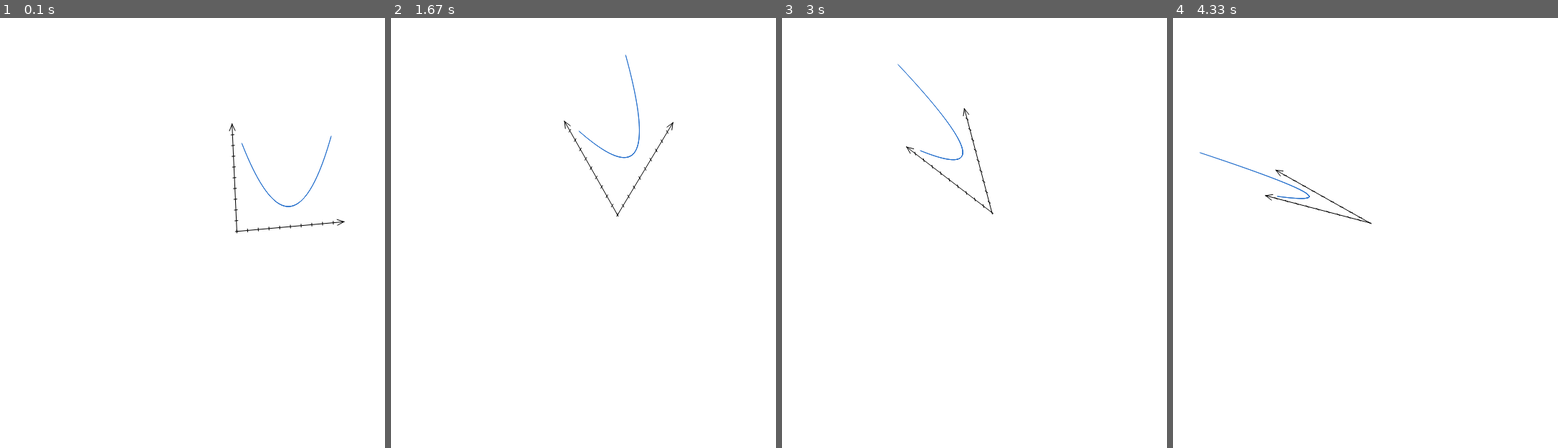
Above: before the commit, frames 1-4 (left to right).
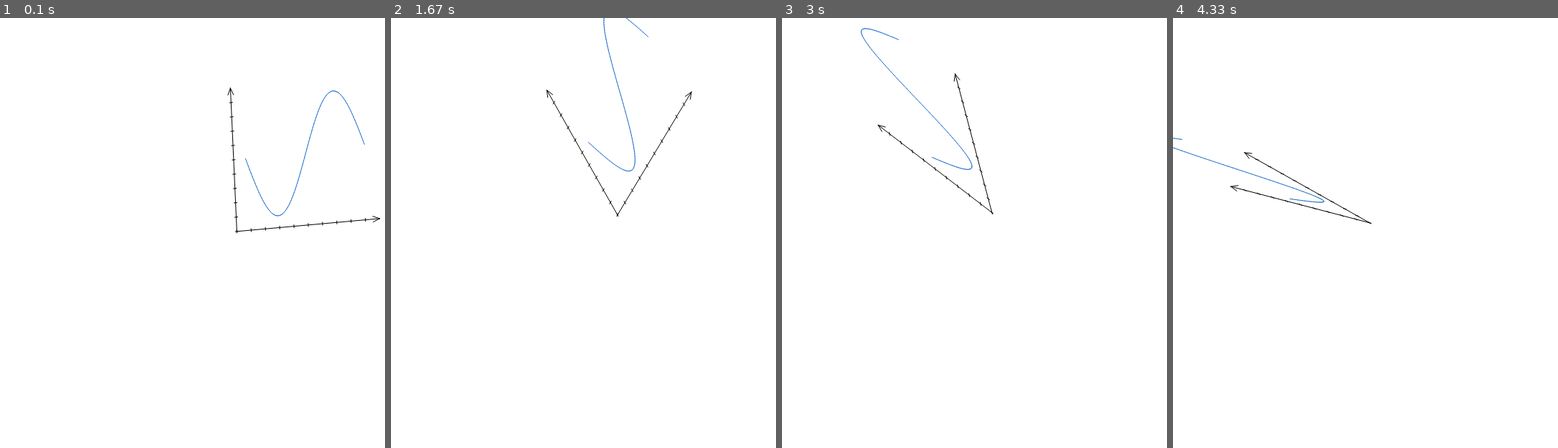
Above: after the commit, the same moments.

Repository: Periareion/AIPL
Game: pygame game, started from test.py
The game is run twice, just before and just after one commit, with the same random seed, the same clock (stepped at 60 frames per second) and the same inputs.
Inputs:
- Up to frame 1 (0.1 s): no input
- Up to frame 2 (1.67 s): no input
- Up to frame 3 (3 s): no input
- Up to frame 4 (4.33 s): no input

The runs differ from the first frame. In frame 1, 0.5% of the frame differs, in the area x 59-99%, y 16-50%; in frame 2, 0.5%; in frame 3, 0.4%; in frame 4, 0.4%.

Commit message:
Improved point system

Diff:
--- a/AIPL/__init__.py
+++ b/AIPL/__init__.py
@@ -2,6 +2,6 @@
 os.environ['PYGAME_HIDE_SUPPORT_PROMPT'] = "hide"
 
 from .pygame_window import Window
-from .function import *
+from .math_utils import *
 from .geometry import *
 from .plot import *
--- a/AIPL/geometry.py
+++ b/AIPL/geometry.py
@@ -6,13 +6,15 @@
 
 class AbstractPoints:
 
-    def __init__(self, x_values, y_values):
-        self.x_values = x_values
-        self.y_values = y_values
+    def __init__(self, points):
+        self.points = points
 
     @classmethod
-    def from_zipped(cls, points, *args, **kwargs):
-        return cls(*zip(*points), *args, **kwargs)
+    def from_axes(cls, x_values, y_values, *args, **kwargs):
+        return cls(zip(x_values, y_values), *args, **kwargs)
+
+    def unzip(self):
+        return zip(self.points)
 
 
 class Points(AbstractPoints):
@@ -22,8 +24,8 @@
         self.color = color
 
     def draw(self, surface, offset=np.array((0,0))):
-        for x, y in zip(self.x_values, self.y_values):
-            graphics.set_at(surface, offset + (x, y), self.color)
+        for point in zip(self.x_values, self.y_values):
+            graphics.set_at(surface, offset + point, self.color)
 
 
 class SquarePoints(AbstractPoints):
@@ -44,16 +46,14 @@
 class Lines(AbstractPoints):
 
     def __init__(self,
-        x_values,
-        y_values,
+        points,
         color = '#2570cd',
         width = 1,
         contiguous: bool = False,
         closed: bool = False,
         smooth: bool = True,
     ):
-        self.x_values = x_values
-        self.y_values = y_values
+        self.points = points
 
         self.color = color
         self.width = width
@@ -62,10 +62,10 @@
         self.closed = closed
         self.smooth = smooth
 
-        self.n = len(self.x_values)
+        self.n = len(self.points)
 
     def draw(self, surface, offset=np.array((0,0))):
-        points = [offset + (x, y) for x, y in zip(self.x_values, self.y_values)]
+        points = [offset + point for point in self.points]
 
         if self.contiguous:
             graphics.lines(surface, points, self.color, self.smooth, self.width, self.closed)
--- /dev/null
+++ b/AIPL/math_utils/__init__.py
@@ -0,0 +1,6 @@
+
+from .functions import *
+
+pi = np.pi
+tau = 2*pi
+e = np.e
--- /dev/null
+++ b/AIPL/math_utils/constants.py
@@ -0,0 +1,2 @@
+
+import numpy as np
--- a/AIPL/function.py
+++ b/AIPL/math_utils/functions.py
@@ -1,5 +1,13 @@
 
 import numpy as np
+
+from .constants import *
+
+
+def create_range(f, start=0, end=1, n=10):
+    step = (end - start) / n
+    ar = np.arange(start, end, step)
+    return ar, list(map(f, ar))
 
 
 class Function:
@@ -17,18 +25,12 @@
         self.derivative = lambda x: (self.function(x+dx) - self.function(x)) / dx
         return self.derivative
 
-    def create_primitive(self, dx=10e-9):
+    def create_primitive(self, dx=1e-9):
         return NotImplemented
 
+    def create_range(self, start=0, end=0, n=10):
+        return create_range(self, start, end, n)
 
-def get_points(f, start=0, end=1, n=10):
-    step = (end - start) / n
-    ar = np.arange(start, end, step)
-    return ar, list(map(f, ar))
-
-
-pi = np.pi
-tau = 2*pi
 
 square = Function(lambda x: x**2, lambda x: 2*x, lambda x: x**3/3)
 cube = Function(lambda x: x**3, lambda x: 3*x**2, lambda x: x**4/4)
--- a/AIPL/plot.py
+++ b/AIPL/plot.py
@@ -9,25 +9,6 @@
 arrow_tip_size = 10
 arrow_tip_angle = 0.4
 
-
-class PlotPoints2D:
-
-    def __init__(self,
-        plot,
-        x_values,
-        y_values,
-        *args,
-        **kwargs,
-    ):
-        self.plot = plot
-        self.x_values = x_values
-        self.y_values = y_values
-        self.args = args
-        self.kwargs = kwargs
-
-    def draw(self, surface, inherited_offset=np.array((0,0))):
-        points = [self.plot.coordinate_to_position((x, y)) for x, y in zip(self.x_values, self.y_values)]
-        Lines(*zip(*points), contiguous=True, *self.args, **self.kwargs).draw(surface, inherited_offset)
 
 
 class CoordinateAxis:
@@ -101,13 +82,13 @@
 
     def generate_tick_marks(self, n=10, tick_size=2, tick_angle=np.pi/4):
         tick_positions = [self.axis_tail_pos + k/n*self.axis_vector for k in range(n)]
-        return Lines.from_zipped(
+        return Lines(
             [tick_positions[k//2] + (-1 if k % 2 else 1)*tick_size*np.array((np.cos(tick_angle), np.sin(tick_angle))) for k in range(2*n)],
             color=(0.2, 0.2, 0.2), width=1,
         )
 
     def generate_arrow_tips(self):
-        return Lines.from_zipped(
+        return Lines(
             [
                 self.axis_head_pos + arrow_tip_size*np.array((np.cos(self.angle+np.pi-arrow_tip_angle), np.sin(self.angle+np.pi-arrow_tip_angle))),
                 self.axis_head_pos,
@@ -119,7 +100,7 @@
 
     def generate_drawing_instructions(self):
         self.drawing_instructions = [
-            Lines.from_zipped([self.axis_tail_pos, self.axis_head_pos], color=(0.2, 0.2, 0.2), width=1),
+            Lines([self.axis_tail_pos, self.axis_head_pos], color=(0.2, 0.2, 0.2), width=1),
             self.generate_tick_marks(tick_angle=utils.default(self.angle+NORTH, self.tick_angle)),
             self.generate_arrow_tips(),
         ]
@@ -178,16 +159,14 @@
 class SingleQuadrantPlot(Cartesian2D):
 
     def __init__(self,
-        x_values,
-        y_values,
+        axis_coordinates=[(0,0)],
         size=(400, 400),
         position=(0, 0),
-        margins=(0.1, 0.3),
+        margins=(0.1, 0.1),
     ):
         self.x_length, self.y_length = size
 
-        self.x_values = x_values
-        self.y_values = y_values
+        self.x_values, self.y_values = axis_coordinates
 
         self.max_x, self.min_x = max(self.x_values), min(self.x_values)
         self.max_y, self.min_y = max(self.y_values), min(self.y_values)
@@ -206,18 +185,53 @@
         #self.points = [self.coordinate_to_position((x, y)) for x, y in zip(self.x_values, self.y_values)]
 
 
+class PlotCoordinates2D:
+
+    def __init__(self,
+        plot,
+        coordinates,
+    ):
+        self.plot = plot
+        self.coordinates = list(coordinates)
+
+    @classmethod
+    def from_axes(cls, plot, axis_coordinates):
+        return cls(plot, zip(*axis_coordinates))
+
+    def draw(self, surface, inherited_offset=np.array((0,0))):
+        points = [self.plot.coordinate_to_position(coord) for coord in self.coordinates]
+        self.plot.draw_points(points, surface, inherited_offset)
+
+
+class LinePlot(SingleQuadrantPlot):
+
+    def __init__(self,
+        axis_coordinates,
+        size=(200,200),
+        position=(0,0),
+        **kwargs
+    ):
+        super().__init__(axis_coordinates, size=size, position=position)
+        self.plot_points = PlotCoordinates2D.from_axes(self, axis_coordinates)
+        self.drawing_instructions.extend([self.plot_points])
+        self.kwargs = kwargs
+
+    def draw_points(self, points, surface, inherited_offset=np.array((0,0))):
+        lines = Lines(points, contiguous=True, **self.kwargs)
+        lines.draw(surface, inherited_offset)
+
+
 class ScatterPlot(SingleQuadrantPlot):
 
-    def __init__(self, x_values, y_values, points_type=SquarePoints, **kwargs):
-        super().__init__(x_values, y_values, **kwargs)
-        self.drawing_instructions.extend([points_type(*zip(*self.points), **kwargs)])
-
-
-class LinePlot(SingleQuadrantPlot):
-
-    def __init__(self, x_values, y_values, width=3, **kwargs):
-        super().__init__(x_values, y_values, **kwargs)
-        self.drawing_instructions.extend([PlotPoints2D(self, x_values, y_values)]) #Lines(*zip(*self.points), contiguous=True, width=width)
-
+    def __init__(self, point_coords, points_type=SquarePoints, **kwargs):
+        super().__init__(point_coords)
+        self.kwargs = kwargs
+        self.plot_points = PlotCoordinates2D(self, point_coords)
+        self.drawing_instructions.extend([self.plot_points])
+
+        self.points_type = points_type
+
+    def draw_points(self, points, surface, inherited_offset=np.array((0,0))):
+        self.points_type(*zip(*self.points), **self.kwargs).draw(surface, inherited_offset)
 
 # TODO: histograms, heatmaps, trend lines, R^2 values
--- a/AIPL/pygame_window.py
+++ b/AIPL/pygame_window.py
@@ -41,7 +41,7 @@
         self.window_surface.fill(self.background_color)
 
 
-    def mainloop_events(self, update_window=True, clear_surface=True):
+    def mainloop_events(self, clear_surface=False, update_window=True, auto_quit=True):
 
         if (current_time := time.perf_counter()) - self.last_loop_time < self.SPF:
             self.last_loop_time = current_time
@@ -55,7 +55,8 @@
 
         for event in pygame.event.get():
             if event.type == pygame.QUIT:
-                pygame.quit()
+                if auto_quit:
+                    pygame.quit()
                 return True
             elif event.type == pygame.KEYDOWN:
                 if event.key == pygame.K_F1:
--- a/test.py
+++ b/test.py
@@ -3,9 +3,11 @@
 
 window = Window(size=(600,600))
 
-plot = LinePlot(*get_points(square, start=-1, end=1, n=300), size=(150,150))
+plot = LinePlot(create_range(sin, start=-pi, end=pi, n=100), size=(200,200))
+plot.set_axis_angles(0, NORTH)
+window.render(plot, (300,300))
 
-for i in range(628):
+for i in range(6280):
     plot.set_axis_angles(i/100, i/200+NORTH)
     window.render(plot, (300+30*cos(i/100),300+30*sin(i/100)), True)
-    window.mainloop_events()
+    window.mainloop_events(True)
